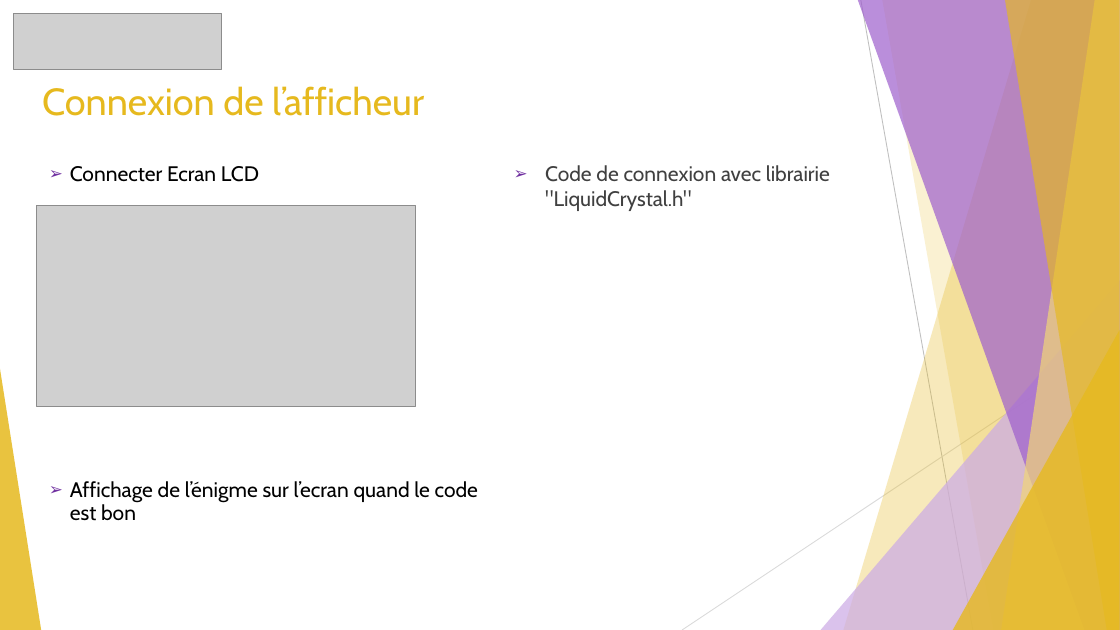
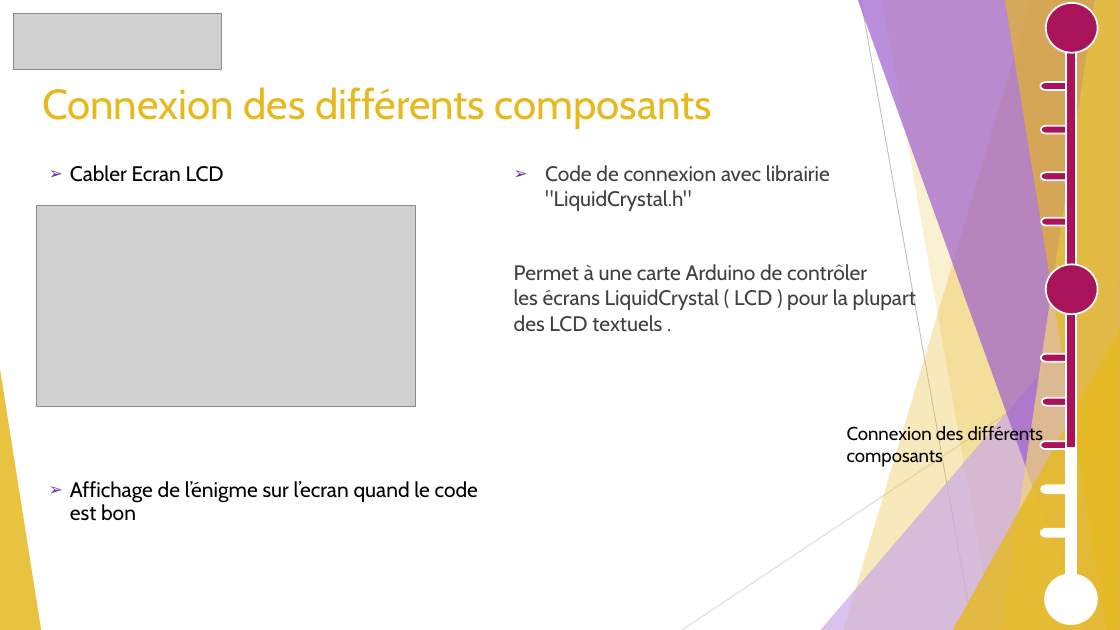
Before and after one commit to GuiguiMvn/Systeme-Escape-Game-Telethon, a slide deck: slide 20 of Cyril/Diapositives/Projet Théléton REVUE 2.pptx (slide 18 before the commit). Drawn at 1120x630 pixels with LibreOffice and Linux fonts; fonts in the diff are those of the drawing; grey boxes stand for pictures. Boxes give left, top, right and bottom in pixels: in the first picture for what was removed or moved away, otherwise in the second. Text is boxed around its words. In the diff, an @@ line names an element or a change of style, - is before the commit and + after.

```diff
--- a/Cyril/Diapositives/Projet Théléton REVUE 2.pptx
+++ b/Cyril/Diapositives/Projet Théléton REVUE 2.pptx
@@ ellipse added at box(1046, 3, 1098, 52), fill #A8135A, outline #FFFFFF 1.5 pt @@
@@ rectangle added at box(1066, 16, 1075, 590), fill #FFFFFF, outline #FFFFFF 1.5 pt @@
@@ rectangle added at box(1066, 40, 1076, 449), fill #A8135A, outline #FFFFFF 1.5 pt @@
@@ title at box(42, 87, 712, 129): text changed; size 32.4 to 36 pt @@
-Connexion de l’afficheur
+Connexion des différents composants
@@ pill shape added at box(1040, 82, 1073, 90), fill #A8135A, outline #FFFFFF 1.5 pt @@
@@ rectangle added at box(1066, 92, 1075, 97), fill #A8135A, outline #FFFFFF 1.5 pt @@
@@ pill shape added at box(1041, 126, 1074, 134), fill #A8135A, outline #FFFFFF 1.5 pt @@
@@ text at box(70, 165, 224, 182): text changed @@
-➢ Connecter Ecran LCD
+➢ Cabler Ecran LCD
@@ pill shape added at box(1041, 172, 1074, 180), fill #A8135A, outline #FFFFFF 1.5 pt @@
@@ pill shape added at box(1041, 218, 1074, 225), fill #A8135A, outline #FFFFFF 1.5 pt @@
@@ text at box(514, 264, 916, 332): paragraph added @@
+Permet à une carte Arduino de contrôler les écrans LiquidCrystal ( LCD ) pour la plupart des LCD textuels .
@@ ellipse added at box(1046, 265, 1098, 314), fill #A8135A, outline #FFFFFF 1.5 pt @@
@@ pill shape added at box(1041, 354, 1074, 361), fill #A8135A, outline #FFFFFF 1.5 pt @@
@@ pill shape added at box(1042, 398, 1075, 406), fill #A8135A, outline #FFFFFF 1.5 pt @@
@@ text added at box(847, 425, 1043, 468), 16 pt, text #000000 @@
+Connexion des différents composants
@@ pill shape added at box(1040, 441, 1073, 449), fill #A8135A, outline #FFFFFF 1.5 pt @@
@@ pill shape added at box(1041, 486, 1074, 493), fill #FFFFFF, outline #FFFFFF 1.5 pt @@
@@ pill shape added at box(1041, 529, 1074, 537), fill #FFFFFF, outline #FFFFFF 1.5 pt @@
@@ ellipse added at box(1045, 575, 1097, 624), fill #FFFFFF, outline #FFFFFF 1.5 pt @@
```
Also in this commit, not shown: 19 other slides changed, 3 slides added, 1 slide removed, 1 other file.
